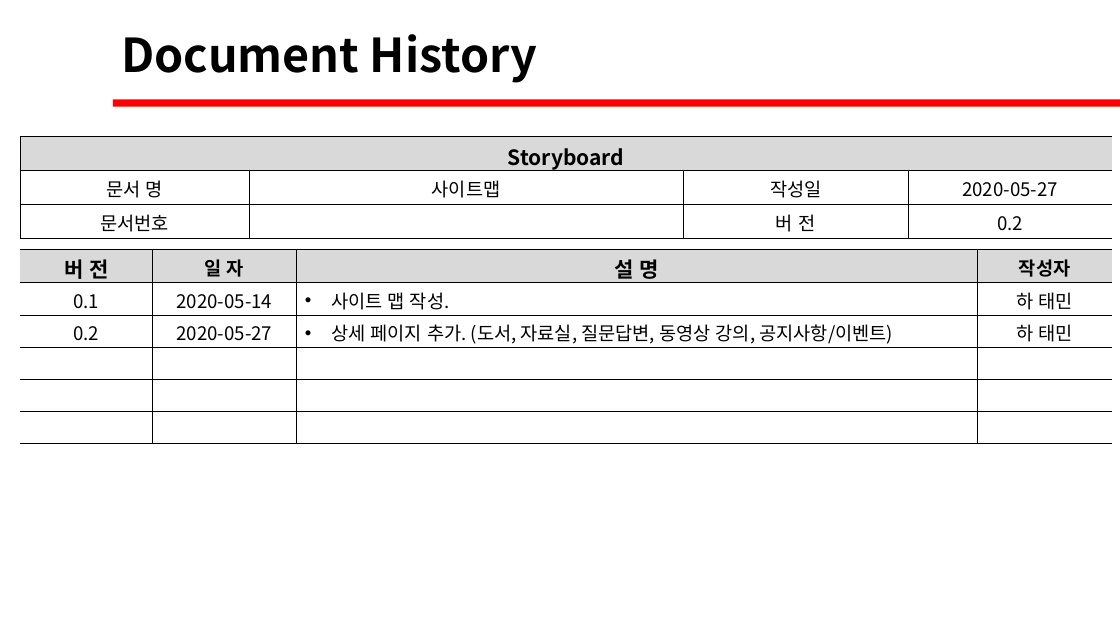
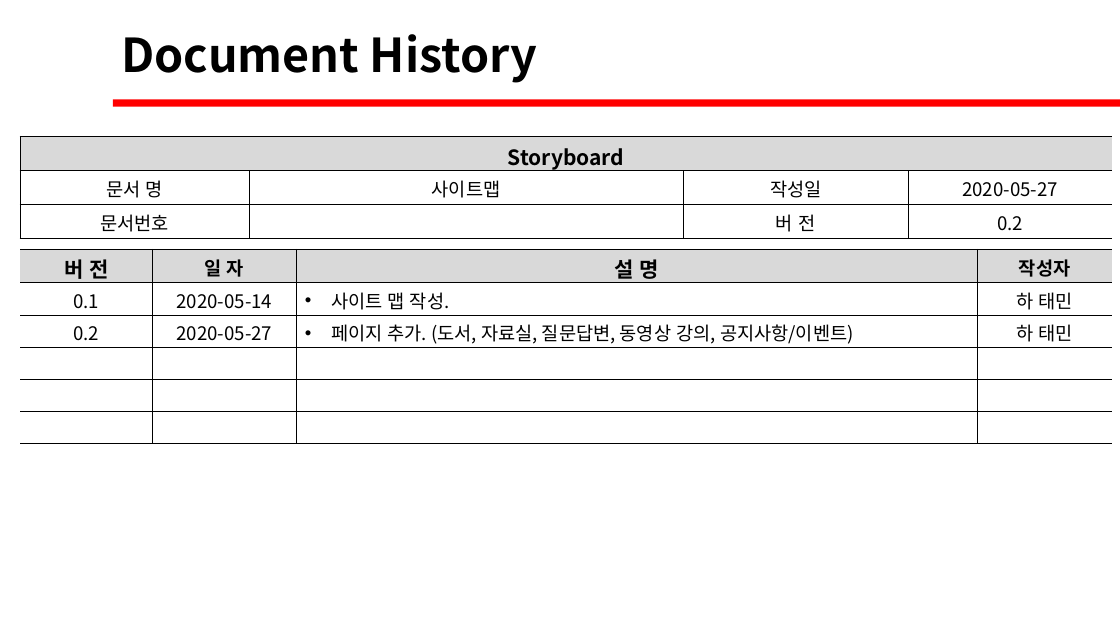
Before and after one commit to David-Ha-1217/Publisher_Portfolio, a slide deck: slide 2 of Documents/사이트맵.pptx. Drawn at 1120x630 pixels with LibreOffice and Linux fonts; fonts in the diff are those of the drawing. Boxes give left, top, right and bottom in pixels: in the first picture for what was removed or moved away, otherwise in the second. Text is boxed around its words. In the diff, an @@ line names an element or a change of style, - is before the commit and + after.

```diff
--- a/Documents/사이트맵.pptx
+++ b/Documents/사이트맵.pptx
@@ table at <box>20,250,1112,444</box> @@
-row 3, column 3: 상세 페이지 추가. (도서, 자료실, 질문답변, 동영상 강의, 공지사항/이벤트)
+row 3, column 3: 페이지 추가. (도서, 자료실, 질문답변, 동영상 강의, 공지사항/이벤트)
```
Also in this commit, not shown: 1 other file.
